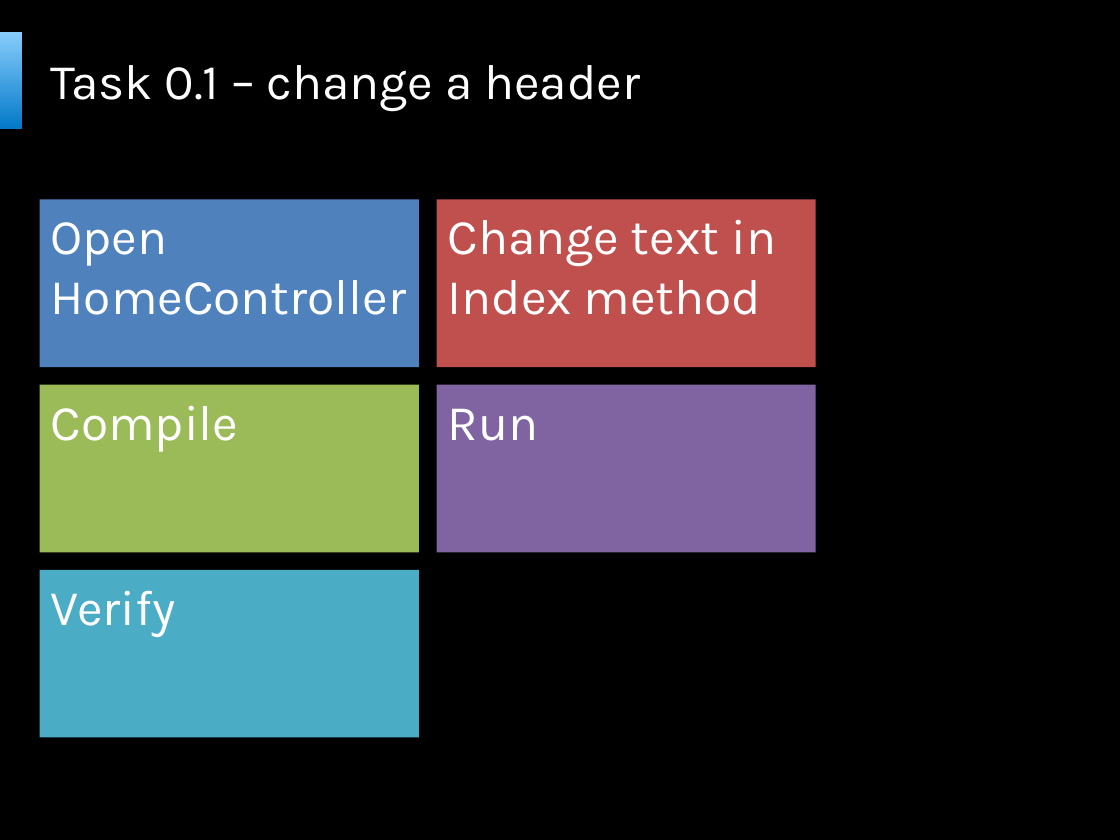
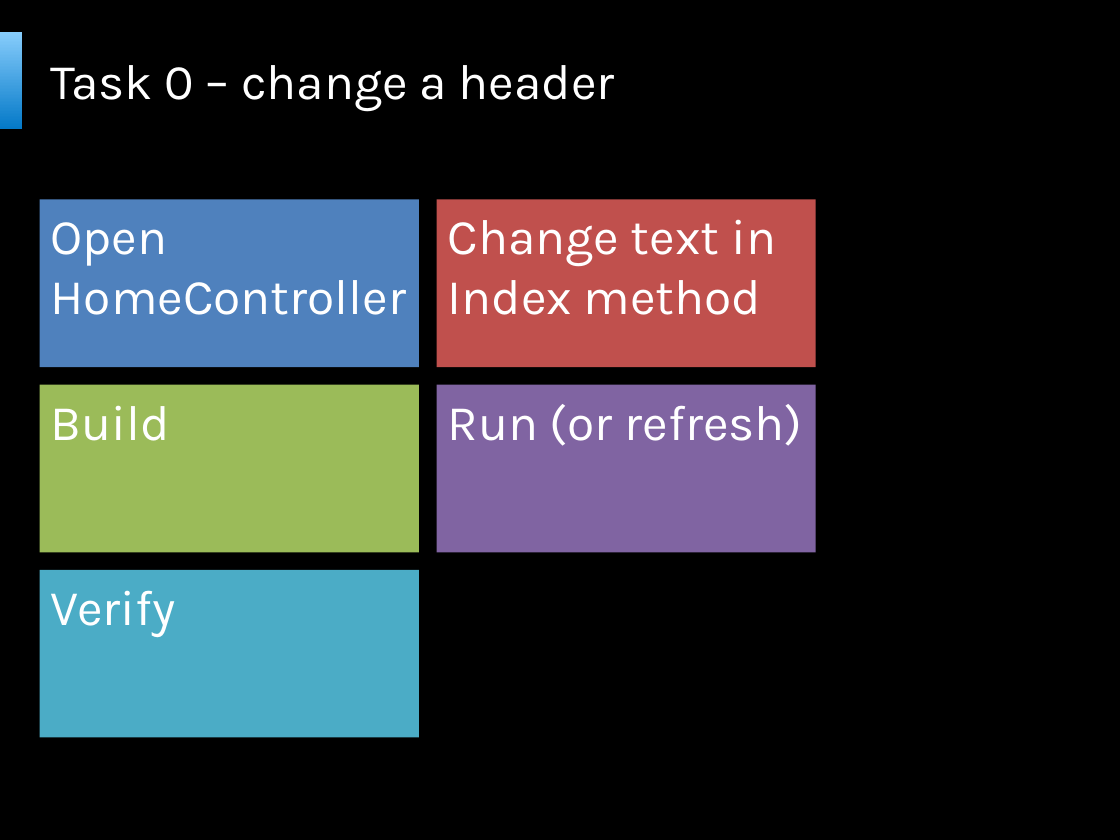
Before and after one commit to bartekwasielak/Presentation, a slide deck: slide 21 of Programming Made Easy.pptx (slide 22 before the commit). Drawn at 1120x840 pixels with LibreOffice and Linux fonts; fonts in the diff are those of the drawing; background and template pictures are left out. Boxes give left, top, right and bottom in pixels: in the first picture for what was removed or moved away, otherwise in the second. Text is boxed around its words. In the diff, an @@ line names an element or a change of style, - is before the commit and + after.

```diff
--- a/Programming Made Easy.pptx
+++ b/Programming Made Easy.pptx
@@ title at [51,65,615,111]: text changed @@
-Task 0.1 – change a header
+Task 0 – change a header
@@ text at [51,406,170,441]: text changed @@
-Compile
+Build
@@ text at [448,404,803,446]: text changed @@
-Run
+Run (or refresh)
```
Also in this commit, not shown: 12 other slides changed, 1 slide added, 1 slide removed, 1 other file.
